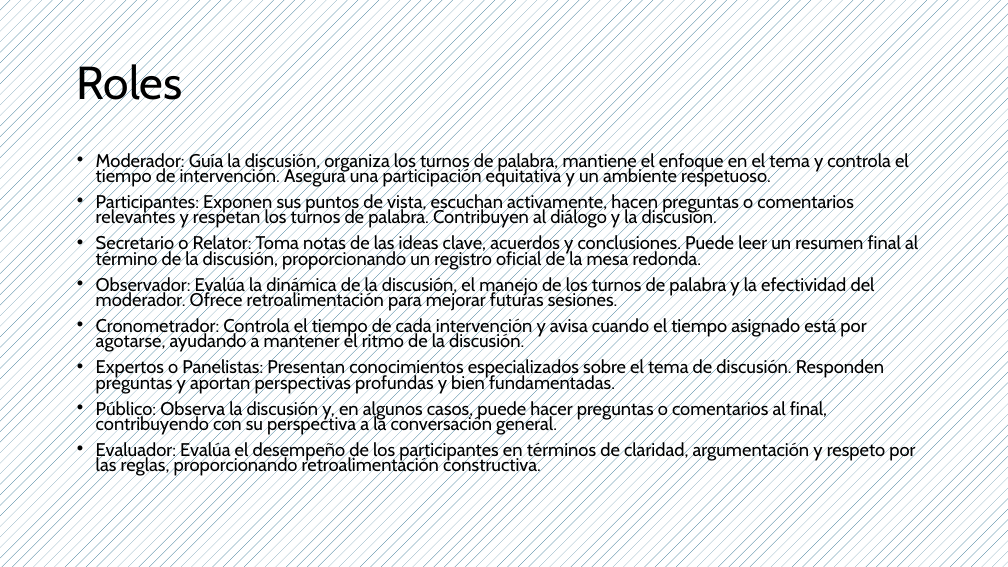
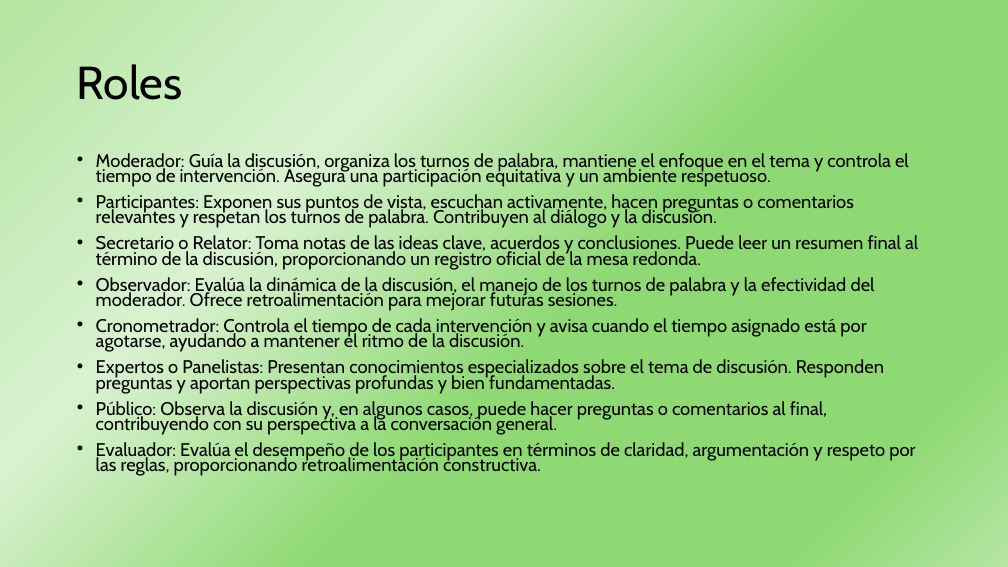
Before and after one commit to Clashroyalo5/clashroyalo5.github.io, a slide deck: slide 7 of colegio/lengua/tecnicas-grupales-expo/Técnicas Grupales.pptx (slide 8 before the commit). Drawn at 1008x567 pixels with LibreOffice and Linux fonts; fonts in the diff are those of the drawing. Boxes give left, top, right and bottom in pixels: in the first picture for what was removed or moved away, otherwise in the second. Text is boxed around its words. In the diff, an @@ line names an element or a change of style, - is before the commit and + after.

```diff
--- a/colegio/lengua/tecnicas-grupales-expo/Técnicas Grupales.pptx
+++ b/colegio/lengua/tecnicas-grupales-expo/Técnicas Grupales.pptx
@@ background pattern #156082 on #FFFFFF to gradient #B4E5A2 to #D9F2D0 to #8ED973 @@
```
Also in this commit, not shown: 5 other slides changed, 1 slide removed.
